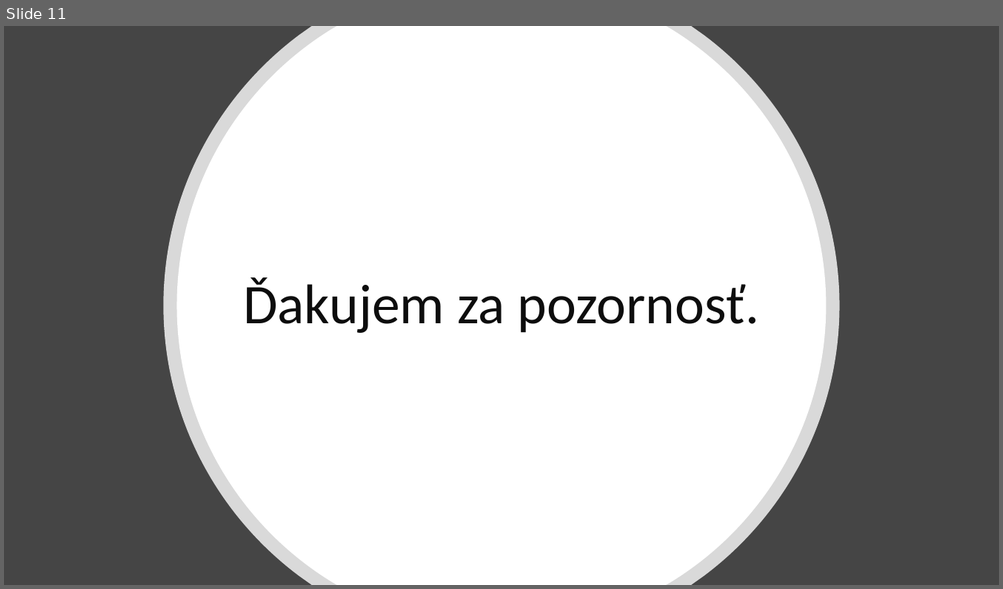
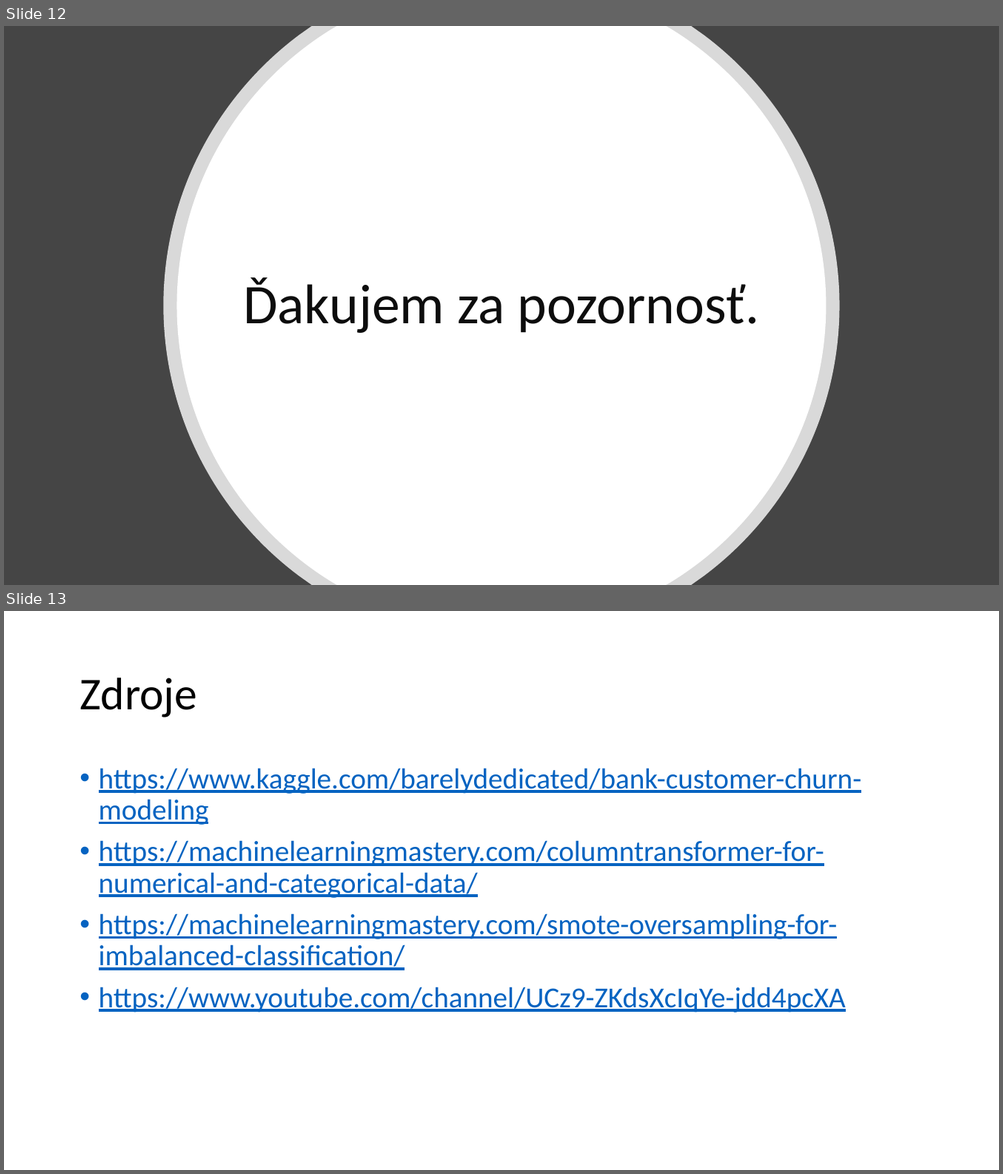
Before and after one commit to kristiankluka/Kluka_NS2021, a slide deck: NS_prezentácia_Kluka.pptx. Shown one above the other, each under a label of ours: slide 11 before the commit, slides 12 and 13 after it. The pictures are 1003x589 and 1003x1174 pixels, drawn with LibreOffice and Linux fonts; fonts in the diff are those of the drawing. Boxes give left, top, right and bottom in pixels: in the first picture for what was removed or moved away, otherwise in the second. Text is boxed around its words. In the diff, an @@ line names an element or a change of style, - is before the commit and + after.

```diff
--- a/NS_prezentácia_Kluka.pptx
+++ b/NS_prezentácia_Kluka.pptx
@@ slide 13 added at bbox=[4, 611, 999, 1170], background #FFFFFF @@
@@ title added at bbox=[79, 678, 197, 718], 44 pt, text #000000 @@
+Zdroje
@@ text added at bbox=[99, 768, 862, 1013], 28 pt, text #0563C1, underline @@
+• https://www.kaggle.com/barelydedicated/bank-customer-churn-modeling
+• https://machinelearningmastery.com/columntransformer-for-numerical-and-categorical-data/
+• https://machinelearningmastery.com/smote-oversampling-for-imbalanced-classification/
+• https://www.youtube.com/channel/UCz9-ZKdsXcIqYe-jdd4pcXA
@@ what was slide 11 is now slide 12 @@
```
Also in this commit, not shown: 6 slides changed, 4 other slides added, 3 slides removed.
